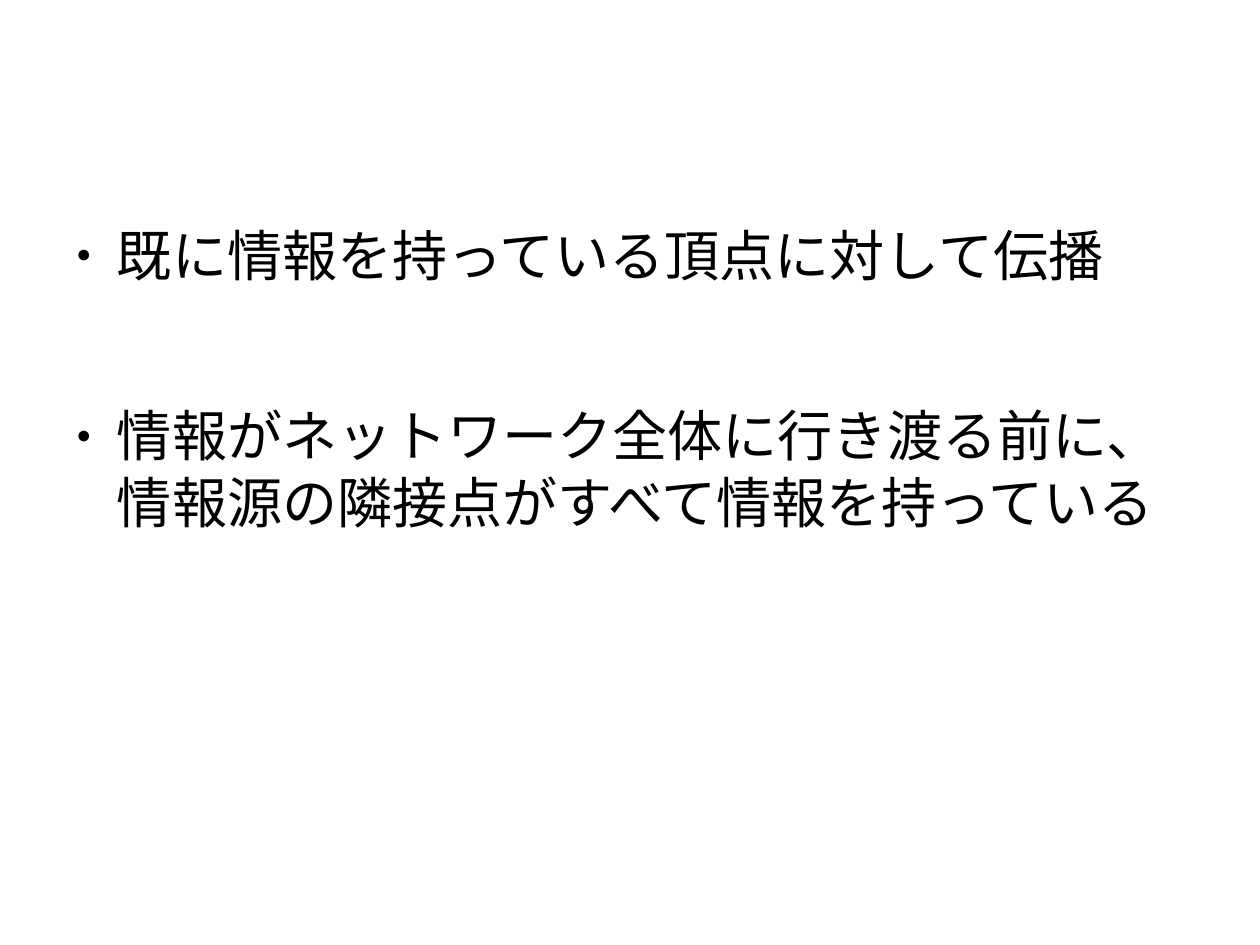
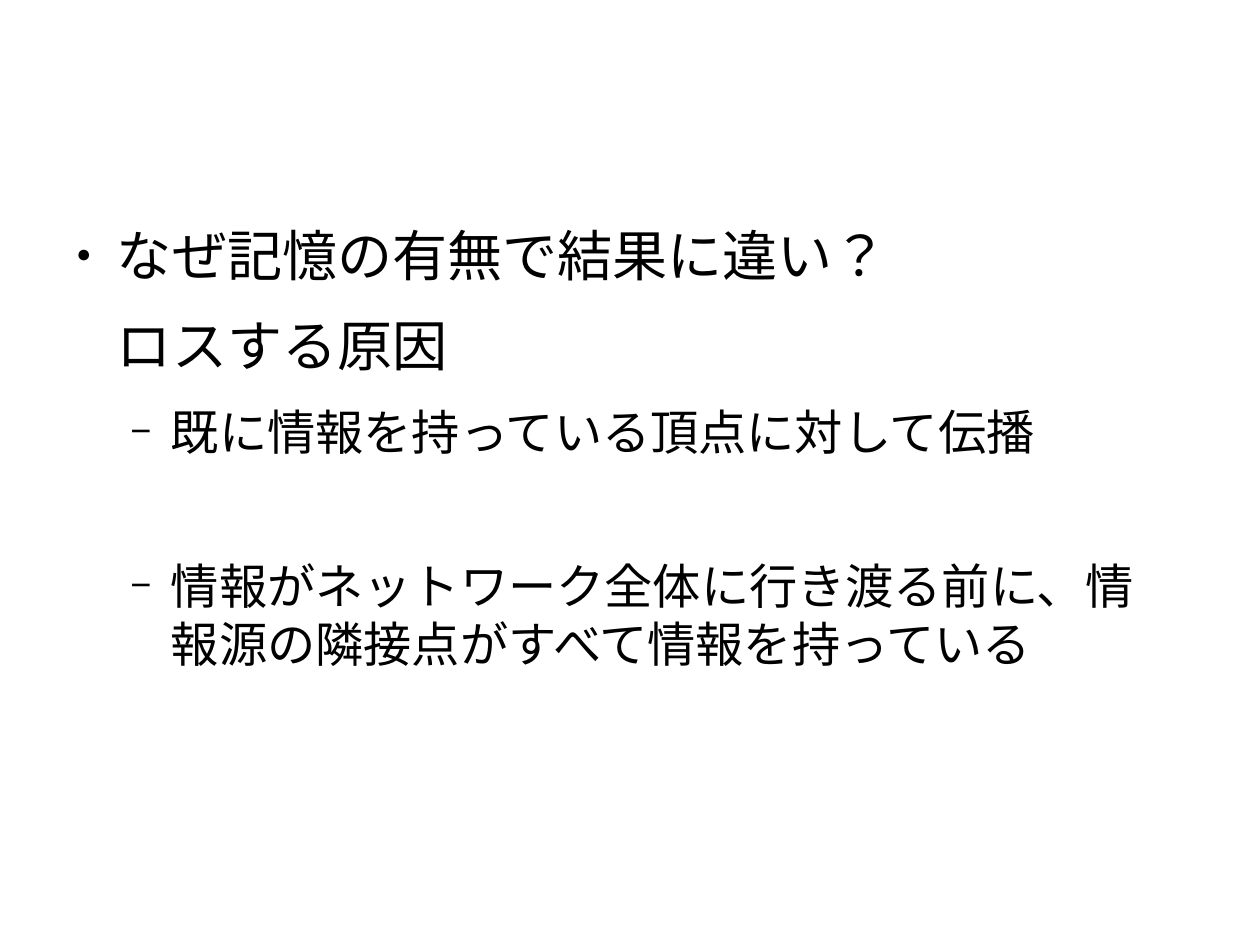
Before and after one commit to awesomest/NetWork_g-2015, a slide deck: slide 34 of 中間発表.odp (slide 28 before the commit). Drawn at 1260x945 pixels with LibreOffice and Linux fonts; fonts in the diff are those of the drawing; background and template pictures are left out. Boxes give left, top, right and bottom in pixels: in the first picture for what was removed or moved away, otherwise in the second. Text is boxed around its words. In the diff, an @@ line names an element or a change of style, - is before the commit and + after.

```diff
--- a/中間発表.odp
+++ b/中間発表.odp
@@ text at <box>117,229,888,371</box>: paragraphs added @@
+● なぜ記憶の有無で結果に違い？
+ロスする原因
@@ title at <box>117,229,888,281</box>: text changed @@
-ロスする原因
+記憶の有無
@@ text at <box>171,409,1133,666</box>: size 34.7 to 30.4 pt in "既に情報を持っている頂点に対して伝播", "情報がネットワーク全体に行き渡る前に、情報源の隣接点がすべて情報を持っている"; bullet ● to −; list level 1 to 2 in "既に情報を持っている頂点に対して伝播"; list level 1 to 2 in "情報がネットワーク全体に行き渡る前に、情報源の隣接点がすべて情報を持っている" @@
```
Also in this commit, not shown: 14 other slides changed, 20 slides added, 1 slide removed.
